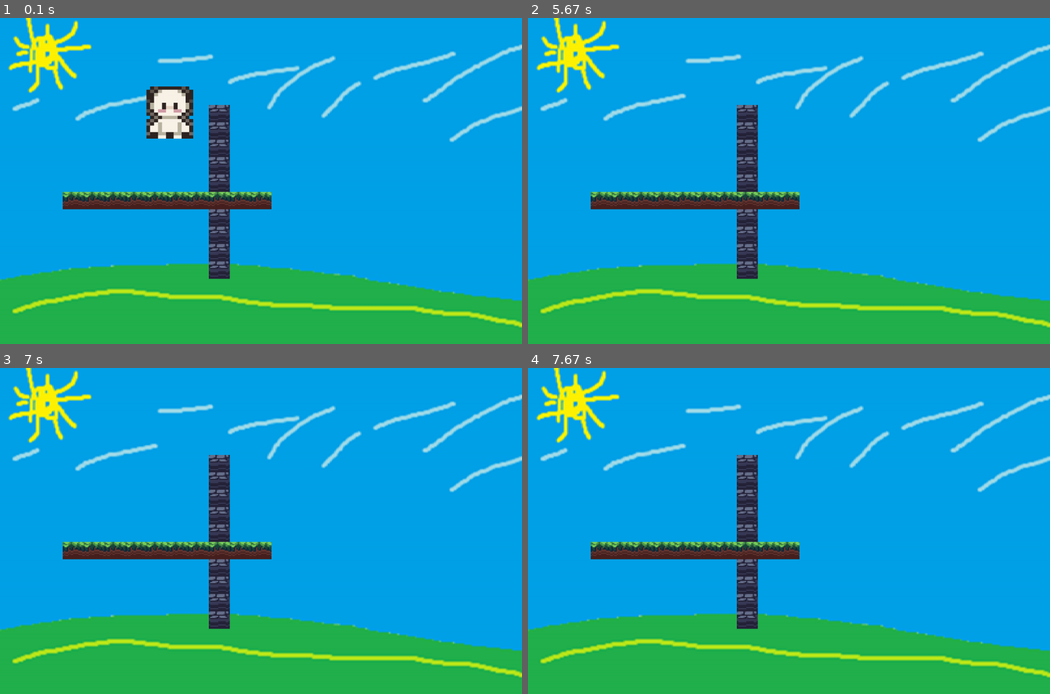
Above: before the commit, frames 1-4 (two rows, left to right).
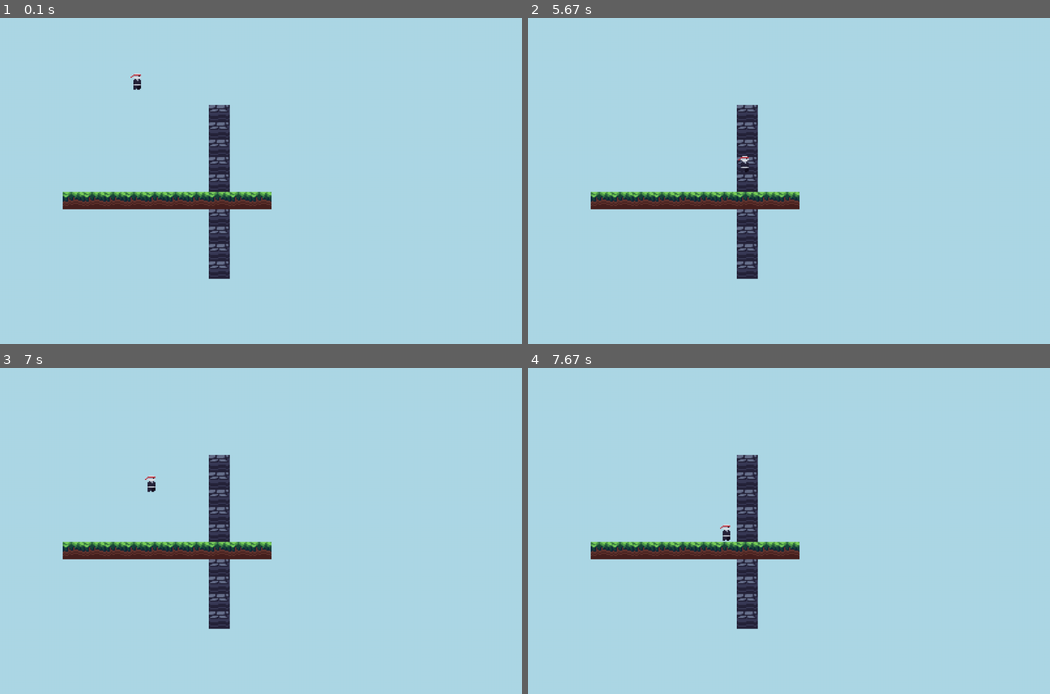
Above: after the commit, the same moments.

Repository: Dima9922/pygame1
Game: pygame game, started from game.py
Same seed, same stepped clock (60 frames per second), same inputs: the game is played once before the commit and once after it.
Inputs:
- Up to frame 1 (0.1 s): no input
- Up to frame 2 (5.67 s): hold Right 0.33-0.8 s; hold Up 0.83-1.13 s; hold D 1.17-1.63 s; hold Left 1.67-2.2 s; hold A 2.23-2.63 s; hold Up 2.67-3.03 s; hold D 3.07-3.7 s; hold Left 3.73-4.2 s; hold D 4.23-4.7 s; hold Up 4.73-5.03 s; hold D 5.07-5.53 s; hold Left from 5.57 s (still down)
- Up to frame 3 (7 s): release Left at 6.1 s; hold A 6.13-6.53 s; hold Up 6.57-6.93 s; hold D from 6.97 s (still down)
- Up to frame 4 (7.67 s): release D at 7.6 s; hold Left from 7.63 s (still down)

The runs differ from the first frame. In frame 1, 95% of the frame differs, in the area x 0-100%, y 0-100%; in frame 2, 95%; in frame 3, 95%; in frame 4, 95%.

Commit message:
прижки фізика

Diff:
--- a/game.py
+++ b/game.py
@@ -15,7 +15,6 @@
         self.display = pygame.Surface((400, 300))
 
         # background setup and sound
-        self.bg = load_image("bg.png")
         self.bg_sound = pygame.mixer.Sound("data/sounds/oofoof.mp3")
         self.bg_sound.play()
         # player setup
@@ -26,7 +25,7 @@
             'grass': load_images('tiles/grass'),
             'large_decor': load_images('tiles/large_decor'),
             'stone': load_images('tiles/stone'),
-            'player': load_image("16x16/idle1.png")}
+            'player': load_image("entities/player.png")}
 
         self.tilemap = Tilemap(self, tile_size=16)
 
@@ -34,7 +33,7 @@
         while True:
             self.tilemap.render(self.display)
 
-            self.player.update(self.tilemap, (self.movement[1] - self.movement[0], 0))
+            self.player.update(self.tilemap, (self.movement[0] - self.movement[1], 0))
             self.player.render(self.display)
 
             # event
@@ -50,26 +49,29 @@
                     if event.key == pygame.K_LEFT or event.key == pygame.K_a:
                         self.movement[1] = True
                     if event.key == pygame.K_UP or event.key == pygame.K_w:
-                        self.movement[2] = True
-                    if event.key == pygame.K_DOWN or event.key == pygame.K_s:
+                        self.player.velocity[1] = -3
+
+
+                    """if event.key == pygame.K_DOWN or event.key == pygame.K_s:
                         self.movement[3] = True
                     if event.key == pygame.K_SPACE:
-                        self.bg_sound.stop() or self.bg_sound.play()
+                        self.bg_sound.stop() or self.bg_sound.play()"""
 
-                '''if event.type == pygame.KEYUP:
+                if event.type == pygame.KEYUP:
                     if event.key == pygame.K_RIGHT or event.key == pygame.K_d:
                         self.movement[0] = False
                     if event.key == pygame.K_LEFT or event.key == pygame.K_a:
                         self.movement[1] = False
                     if event.key == pygame.K_UP or event.key == pygame.K_w:
                         self.movement[2] = False
+                    """
                     if event.key == pygame.K_DOWN or event.key == pygame.K_s:
                         self.movement[3] = False
                     if event.key == pygame.K_SPACE:
-                        self.bg_sound.stop() or self.bg_sound.play()    '''
+                        self.bg_sound.stop() or self.bg_sound.play()"""
 
             self.screen.blit(pygame.transform.scale(self.display, self.screen.get_size()), (0, 0))
-            self.display.blit(self.bg, (0, 0))
+            self.display.fill("lightblue")
             pygame.display.update()
             self.clock.tick(60)
 Game().run()
--- a/scripts/entities.py
+++ b/scripts/entities.py
@@ -43,5 +43,8 @@
 
         self.velocity[1] = min(5, self.velocity[1] + 0.1)
 
+        if self.collisions['down'] or self.collisions['up']:
+            self.velocity[1] = 0
+
     def render(self, surf):
         surf.blit(self.game.assets['player'], self.pos)
Binary file removed: data/images/bg.png
